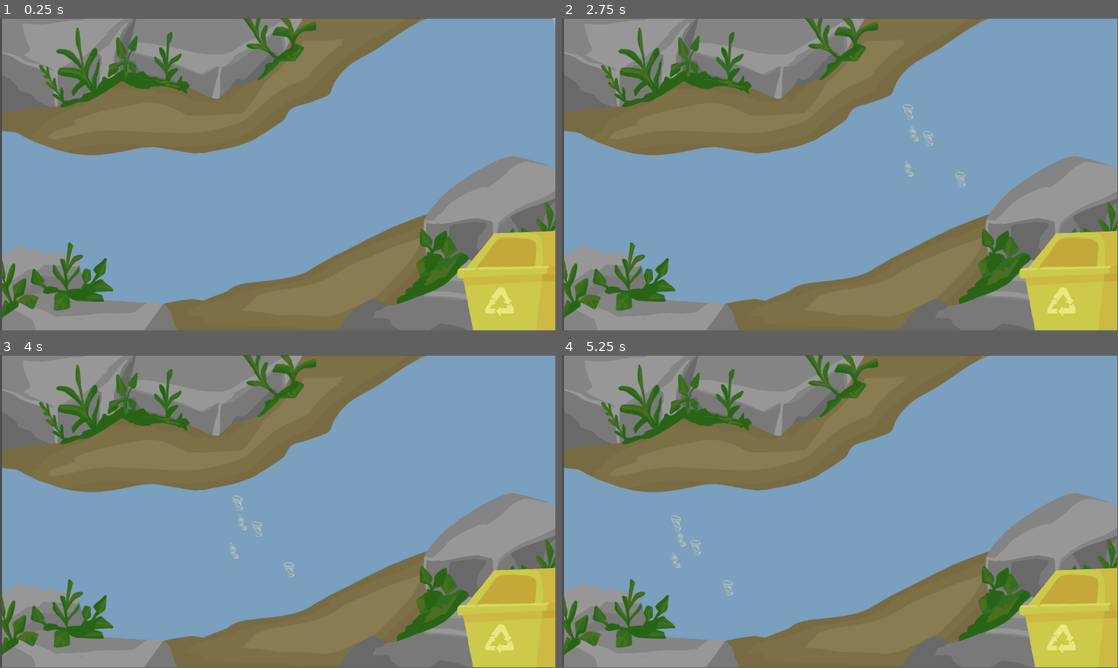
Above: before the commit, frames 1-4 (two rows, left to right).
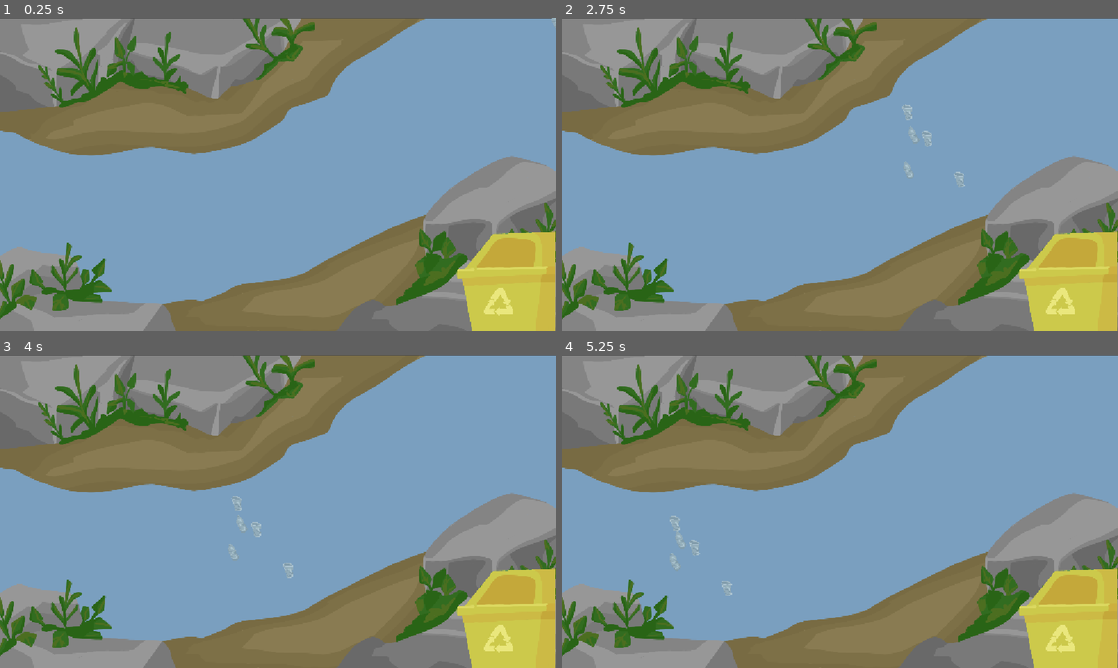
Above: after the commit, the same moments.

Repository: bldng1337/splash
Game: Godot game, scene res://content/W2/river/main.tscn
Two runs of this game, one before a commit and one after it. Both use one fixed random seed, a clock stepped at 60 frames per second and the inputs below. This scene is started directly instead of the project's main scene.
Inputs (mouse positions are in pixels of both pictures, inside the frame that each line leads up to):
- Up to frame 1 (0.25 s): no input
- Up to frame 2 (2.75 s): tap Enter at 0.5 s; move the mouse to (962, 158) at 0.52 s; click (962, 158) at 0.67 s; move the mouse to (728, 190) at 1.27 s; click (728, 190) at 1.42 s; move the mouse to (895, 105) at 2.02 s; click (895, 105) at 2.17 s
- Up to frame 3 (4 s): move the mouse to (250, 574) at 2.77 s; click (250, 574) at 2.92 s; move the mouse to (444, 558) at 3.52 s; click (444, 558) at 3.67 s
- Up to frame 4 (5.25 s): move the mouse to (673, 464) at 4.27 s; click (673, 464) at 4.42 s; move the mouse to (867, 511) at 5.02 s; click (867, 511) at 5.17 s
In our replay, the window is 799x449 before the commit and 800x450 after it. These sizes can differ from the game's own. Grey fills any space a smaller window leaves; there, only what the larger window draws over its background counts as a difference.

The runs differ from the first frame. In frame 1, 3.4% of the frame differs, in the area x 0-100%, y 0-100%; in frame 2, 3.5%; in frame 3, 3.5%; in frame 4, 3.5%.

Commit message:
Fix scaling and spawning in W1/tapoff

Diff:
--- a/content/W1/tapoff/main.tscn
+++ b/content/W1/tapoff/main.tscn
@@ -1,20 +1,13 @@
-[gd_scene load_steps=2 format=3 uid="uid://bs3wkospr02"]
+[gd_scene load_steps=3 format=3 uid="uid://bs3wkospr02"]
 
-[ext_resource type="PackedScene" uid="uid://dvll3dokxnegg" path="res://content/W1/tapoff/sinks/Sink1.tscn" id="1_apx26"]
+[ext_resource type="Script" uid="uid://b65x2v6ku7v3u" path="res://content/W1/tapoff/spawner.gd" id="1_apx26"]
+[ext_resource type="PackedScene" uid="uid://dvll3dokxnegg" path="res://content/W1/tapoff/sinks/Sink1.tscn" id="2_7tpxr"]
 
 [node name="Main" type="Node2D"]
 
-[node name="Sink1" parent="." instance=ExtResource("1_apx26")]
-position = Vector2(151, 127)
-
-[node name="Sink3" parent="." instance=ExtResource("1_apx26")]
-position = Vector2(173, 398)
-
-[node name="Sink4" parent="." instance=ExtResource("1_apx26")]
-position = Vector2(636, 486)
-
-[node name="Sink5" parent="." instance=ExtResource("1_apx26")]
-position = Vector2(552, 190)
-
-[node name="Sink6" parent="." instance=ExtResource("1_apx26")]
-position = Vector2(938, 134)
+[node name="Node2D" type="Node2D" parent="."]
+position = Vector2(570, 338)
+script = ExtResource("1_apx26")
+entity = ExtResource("2_7tpxr")
+amount = 4
+range = 200.0
--- /dev/null
+++ b/content/W1/tapoff/spawner.gd
@@ -0,0 +1,12 @@
+extends Node2D
+
+@export var entity: PackedScene
+@export var amount: int = 1
+@export var range: float = 100
+
+
+func _ready():
+	for i in range(amount):
+		var e = entity.instantiate()
+		e.position = Vector2(randf_range(-range, range), randf_range(-range, range))
+		add_child(e)
--- a/content/W2/river/main.tscn
+++ b/content/W2/river/main.tscn
@@ -41,3 +41,6 @@
 script = ExtResource("5_0v4l1")
 collection = NodePath("../Spawner")
 trash = NodePath("../Mülltonne")
+
+[node name="Camera2D" type="Camera2D" parent="."]
+position = Vector2(579, 324)
--- a/project.godot
+++ b/project.godot
@@ -19,6 +19,10 @@
 
 manager="*res://general/GameManager.gd"
 
+[display]
+
+window/stretch/mode="canvas_items"
+
 [rendering]
 
 renderer/rendering_method="mobile"
Not shown, added: content/W1/tapoff/spawner.gd.uid
Not shown, changed: .github/workflows/godot-ci.yml
